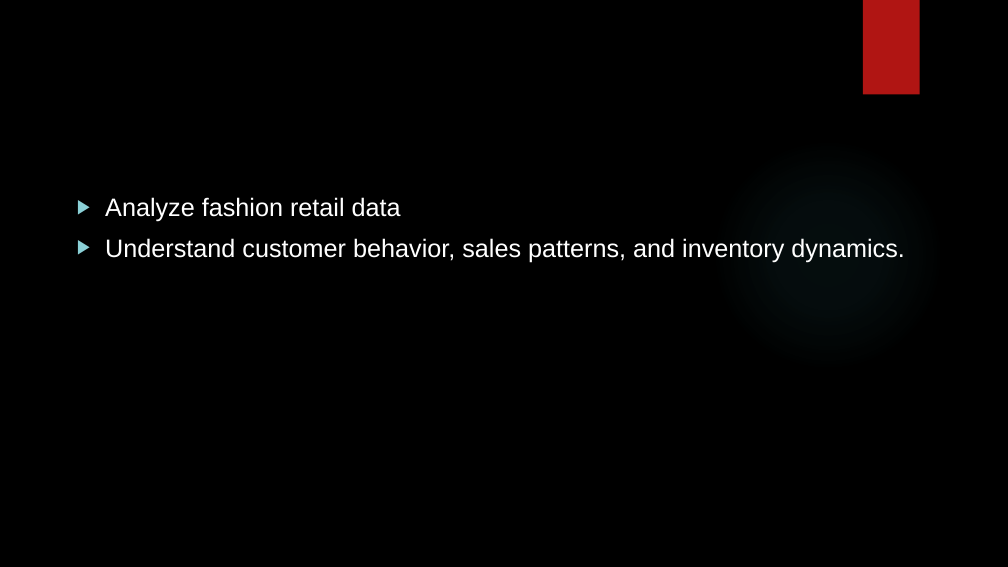
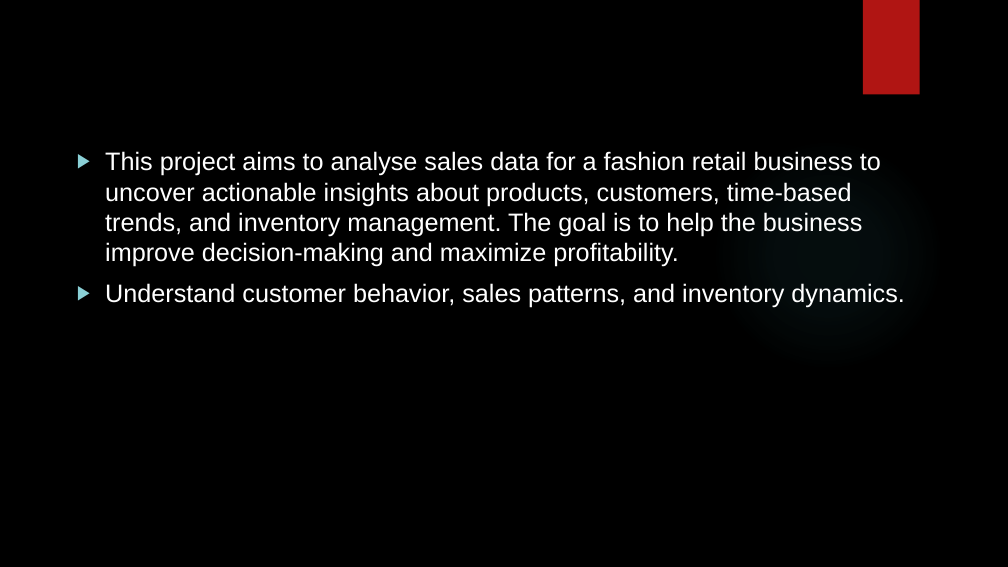
Before and after one commit to DVG-PROJECT/Week-11-Project, a slide deck: slide 2 of Fashion Retail Analysis 1 updated.pptx. Drawn at 1008x567 pixels with LibreOffice and Linux fonts; fonts in the diff are those of the drawing; background and template pictures are left out. Boxes give left, top, right and bottom in pixels: in the first picture for what was removed or moved away, otherwise in the second. Text is boxed around its words. In the diff, an @@ line names an element or a change of style, - is before the commit and + after.

```diff
--- a/Fashion Retail Analysis 1 updated.pptx
+++ b/Fashion Retail Analysis 1 updated.pptx
@@ text "This project aims to analyse ...": place and size @@
-text "This project aims to analyse ..." at [105,197,904,262]
+text "This project aims to analyse ..." at [105,151,904,308]
@@ text at [105,151,881,267]: text changed @@
-▶ Analyze fashion retail data
+▶ This project aims to analyse sales data for a fashion retail business to uncover actionable insights about products, customers, time-based trends, and inventory management. The goal is to help the business improve decision-making and maximize profitability.
```
Also in this commit, not shown: 4 other slides changed.
